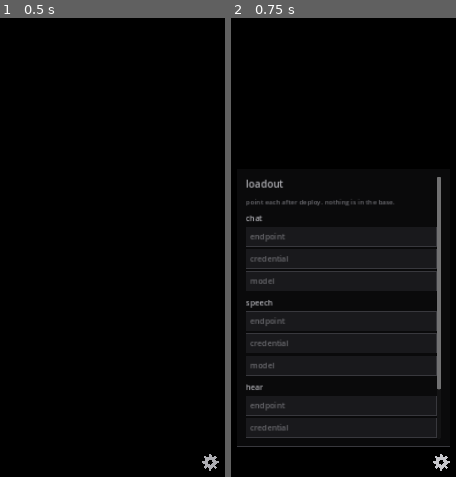
Above: before the commit, frames 1-2 (left to right).
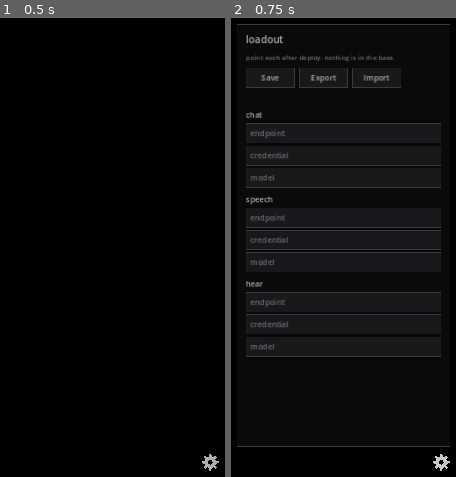
Above: after the commit, the same moments.

Repository: AutomatedPOS/loom-weave-godot
Game: Godot game, scene res://weave/Main.tscn
Same seed, same stepped clock (60 frames per second), same inputs: the game is played once before the commit and once after it.
Inputs (mouse positions are in pixels of both pictures, inside the frame that each line leads up to):
- Up to frame 1 (0.5 s): no input
- Up to frame 2 (0.75 s): click (440, 463) at 0.5 s

Frame 1 is identical in both runs. In frame 2, 18% of the frame differs, in the area x 2-98%, y 1-92%.

Commit message:
Keep Save, Export, and Import above the fold on the loadout.
Buttons sit under the title so a tablet can reach them without a scroll.

Co-authored-by: automatedpos <automatedpos@gmail.com>

Diff:
--- a/weave/LoadoutPanel.gd
+++ b/weave/LoadoutPanel.gd
@@ -81,11 +81,6 @@
 	col.add_child(_label("loadout", 18, INK))
 	col.add_child(_label("point each after deploy. nothing is in the base.", 12, DIM))
 
-	_line_edits.clear()
-	col.add_child(_section("chat"))
-	col.add_child(_section("speech"))
-	col.add_child(_section("hear"))
-
 	var row := HBoxContainer.new()
 	row.add_theme_constant_override("separation", 8)
 	col.add_child(row)
@@ -96,6 +91,11 @@
 	_status = _label("", 12, DIM)
 	_status.autowrap_mode = TextServer.AUTOWRAP_WORD_SMART
 	col.add_child(_status)
+
+	_line_edits.clear()
+	col.add_child(_section("chat"))
+	col.add_child(_section("speech"))
+	col.add_child(_section("hear"))
 
 
 func _draw_frame() -> void:
--- a/weave/Main.tscn
+++ b/weave/Main.tscn
@@ -49,7 +49,7 @@
 anchor_right = 1.0
 anchor_bottom = 1.0
 offset_left = -400.0
-offset_top = -560.0
+offset_top = -820.0
 offset_right = -16.0
 offset_bottom = -60.0
 grow_horizontal = 0
